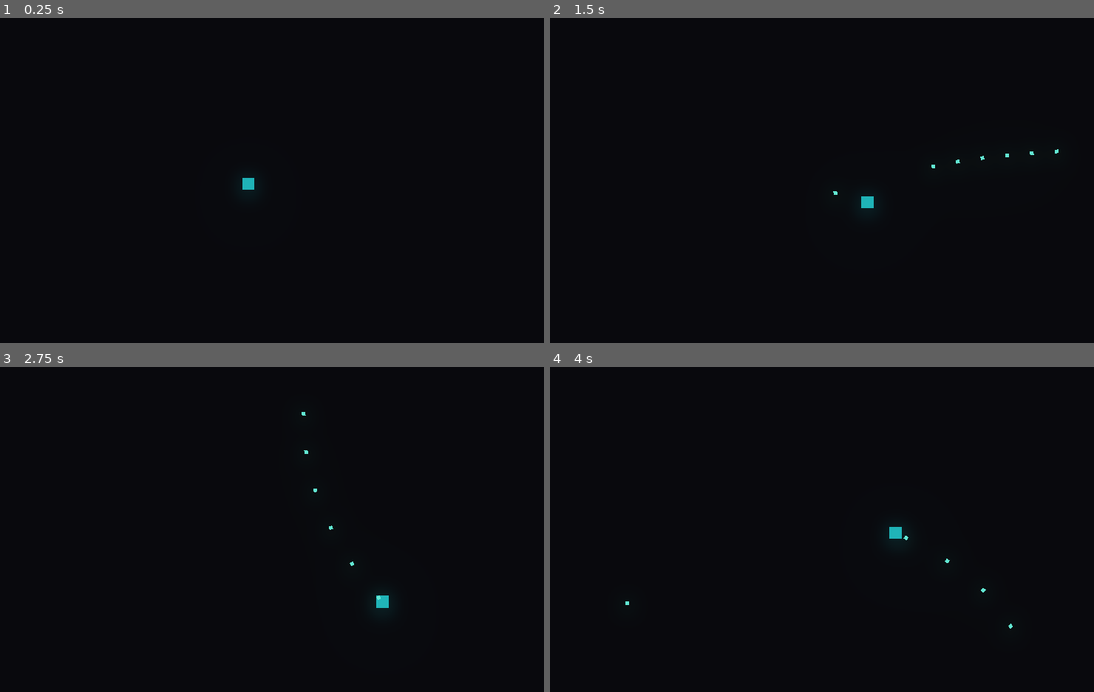
Above: before the commit, frames 1-4 (two rows, left to right).
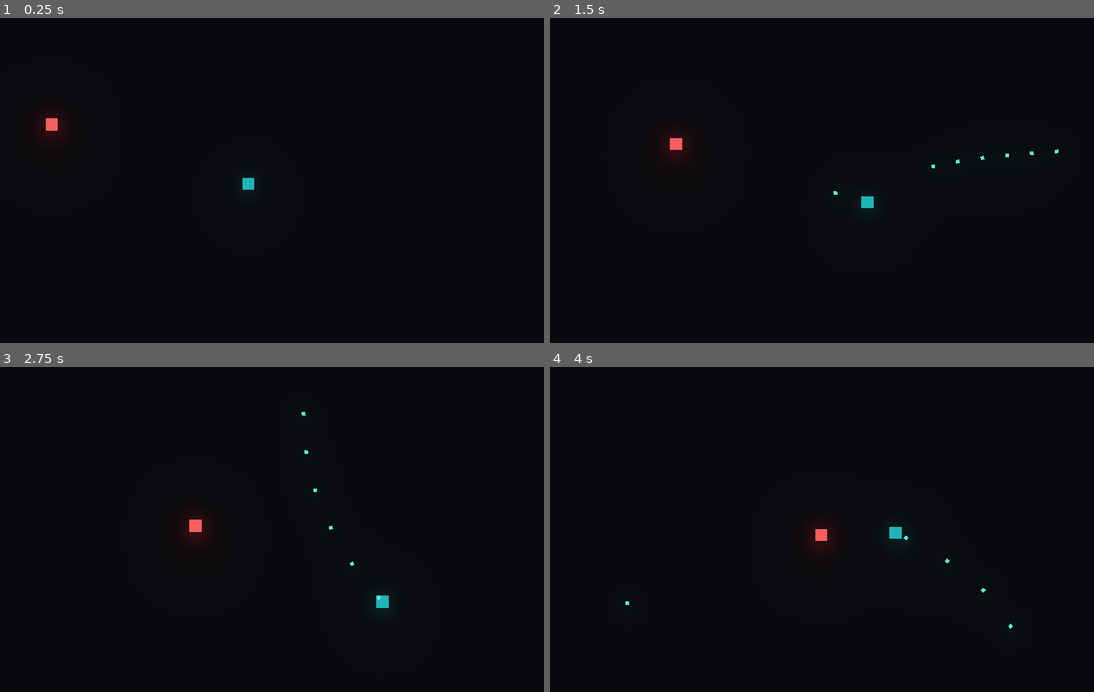
Above: after the commit, the same moments.

Repository: vecno-io/metafab-space-whales
Game: Godot game, scene res://MainScene.tscn
Same seed, same stepped clock (60 frames per second), same inputs: the game is played once before the commit and once after it.
Inputs (mouse positions are in pixels of both pictures, inside the frame that each line leads up to):
- Up to frame 1 (0.25 s): no input
- Up to frame 2 (1.5 s): move the mouse to (930, 167) at 0.52 s; press the mouse at (930, 167) at 0.53 s; hold D (move_right) 0.53-1.28 s; move the mouse to (680, 200) at 1.27 s; release the mouse at (680, 200) at 1.28 s; hold S (move_down) from 1.28 s (still down); click (680, 200) at 1.35 s
- Up to frame 3 (2.75 s): move the mouse to (310, 461) at 2.02 s; release S (move_down) at 2.03 s; press the mouse at (310, 461) at 2.03 s; hold D (move_right) from 2.03 s (still down)
- Up to frame 4 (4 s): move the mouse to (767, 597) at 2.77 s; release D (move_right) at 2.78 s; release the mouse at (767, 597) at 2.78 s; hold W (move_up) 2.78-3.53 s; click (767, 597) at 2.85 s; move the mouse to (974, 581) at 3.52 s; press the mouse at (974, 581) at 3.53 s; hold A (move_left) from 3.53 s (still down)

The runs differ from the first frame. In frame 1, 0.3% of the frame differs, in the area x 7-12%, y 29-38%; in frame 2, 0.3%; in frame 3, 0.3%, in the area x 33-39%, y 45-54%; in frame 4, 0.3%.

Commit message:
init enemy setup

Diff:
--- a/client/autoload/Global.gd
+++ b/client/autoload/Global.gd
@@ -2,6 +2,7 @@
 
 
 var sector_node = null
+var local_player = null
 
 
 func instance_node(node, parent, location):
--- a/client/prefabs/Bullet.tscn
+++ b/client/prefabs/Bullet.tscn
@@ -1,7 +1,10 @@
-[gd_scene load_steps=3 format=2]
+[gd_scene load_steps=4 format=2]
 
 [ext_resource path="res://assets/square.png" type="Texture" id=1]
 [ext_resource path="res://prefabs/Bullet.gd" type="Script" id=2]
+
+[sub_resource type="RectangleShape2D" id=1]
+extents = Vector2( 4, 4 )
 
 [node name="Bullet" type="Sprite"]
 modulate = Color( 0.301961, 0.819608, 0.698039, 1 )
@@ -9,6 +12,15 @@
 texture = ExtResource( 1 )
 script = ExtResource( 2 )
 
+[node name="Hitbox" type="Area2D" parent="." groups=["player_bullets"]]
+
+[node name="CollisionShape2D" type="CollisionShape2D" parent="Hitbox"]
+visible = false
+shape = SubResource( 1 )
+
 [node name="VisibilityNotifier2D" type="VisibilityNotifier2D" parent="."]
+visible = false
+position = Vector2( 3.57628e-07, 3.57628e-07 )
+scale = Vector2( 0.666667, 0.666667 )
 
 [connection signal="screen_exited" from="VisibilityNotifier2D" to="." method="_on_screen_exit"]
--- /dev/null
+++ b/client/prefabs/Enemy.gd
@@ -0,0 +1,39 @@
+extends Sprite
+
+var hp = 4
+var speed = 100
+var fire_up = true
+var velocity = Vector2.ZERO
+
+onready var base_color = modulate
+
+var stuned = false
+var stun_color = Color(0.9,0.9,0.9)
+onready var stun_timer = get_node("%StunTimer")
+
+
+func _process(delta):
+	if hp <= 0:
+		queue_free()
+	if stuned:
+		velocity = lerp(velocity, Vector2(0,0), 0.3)
+	elif Global.local_player != null:
+		var target = Global.local_player.global_position
+		velocity = global_position.direction_to(target)
+	global_position += velocity * speed * delta
+
+
+func _on_hitbox_area_entered(area:Area2D):
+	if area.is_in_group("player_bullets"):
+		if !stuned: # No double negatives
+			velocity = -velocity * 4
+			stun_timer.start()
+			stuned = true
+		area.get_parent().queue_free()
+		modulate = stun_color
+		hp -= 1
+
+
+func _on_stun_timeout():
+	modulate = base_color
+	stuned = false
--- /dev/null
+++ b/client/prefabs/Enemy.tscn
@@ -0,0 +1,28 @@
+[gd_scene load_steps=4 format=2]
+
+[ext_resource path="res://prefabs/Enemy.gd" type="Script" id=1]
+[ext_resource path="res://assets/square.png" type="Texture" id=2]
+
+[sub_resource type="RectangleShape2D" id=1]
+extents = Vector2( 4.4, 4.4 )
+
+[node name="Enemy" type="Sprite"]
+modulate = Color( 0.901961, 0.286275, 0.286275, 1 )
+scale = Vector2( 2.5, 2.5 )
+texture = ExtResource( 2 )
+script = ExtResource( 1 )
+
+[node name="Area2D" type="Area2D" parent="."]
+
+[node name="Hitbox" type="CollisionShape2D" parent="Area2D"]
+visible = false
+position = Vector2( 1.90735e-07, -1.90735e-07 )
+scale = Vector2( 1, 1 )
+shape = SubResource( 1 )
+
+[node name="StunTimer" type="Timer" parent="."]
+unique_name_in_owner = true
+wait_time = 0.125
+
+[connection signal="area_entered" from="Area2D" to="." method="_on_hitbox_area_entered"]
+[connection signal="timeout" from="StunTimer" to="." method="_on_stun_timeout"]
--- a/client/prefabs/Player.gd
+++ b/client/prefabs/Player.gd
@@ -9,6 +9,15 @@
 onready var firerate = get_node("%Firerate")
 
 var bullet = preload("res://prefabs/Bullet.tscn")
+
+
+func _ready():
+	Global.local_player = self
+
+
+func _exit_tree():
+	Global.local_player = null
+
 
 func _process(delta):
 	velocity.x = int(Input.is_action_pressed("move_right")) - int(Input.is_action_pressed("move_left"))
--- a/client/prefabs/Sector.tscn
+++ b/client/prefabs/Sector.tscn
@@ -1,10 +1,14 @@
-[gd_scene load_steps=3 format=2]
+[gd_scene load_steps=4 format=2]
 
 [ext_resource path="res://prefabs/Sector.gd" type="Script" id=1]
 [ext_resource path="res://prefabs/Player.tscn" type="PackedScene" id=2]
+[ext_resource path="res://prefabs/Enemy.tscn" type="PackedScene" id=3]
 
 [node name="Sector" type="Node2D"]
 script = ExtResource( 1 )
 
 [node name="Player" parent="." instance=ExtResource( 2 )]
 position = Vector2( 480, 270 )
+
+[node name="Enemy" parent="." instance=ExtResource( 3 )]
+position = Vector2( 137, 166 )
